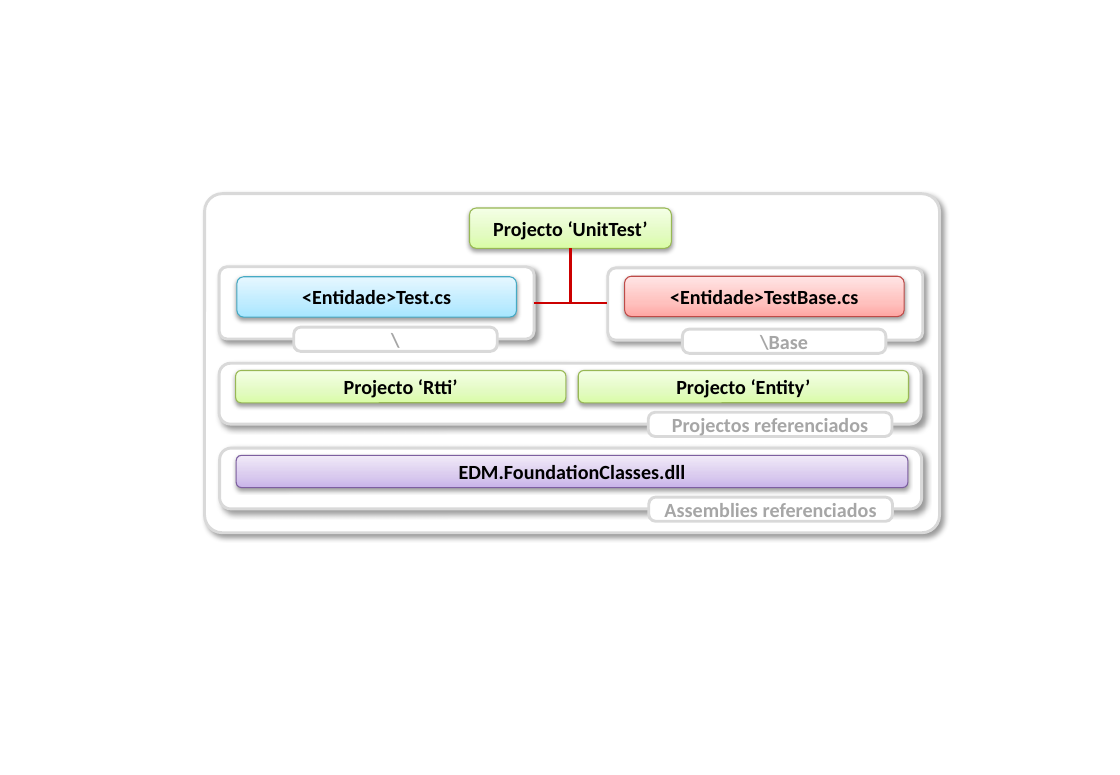
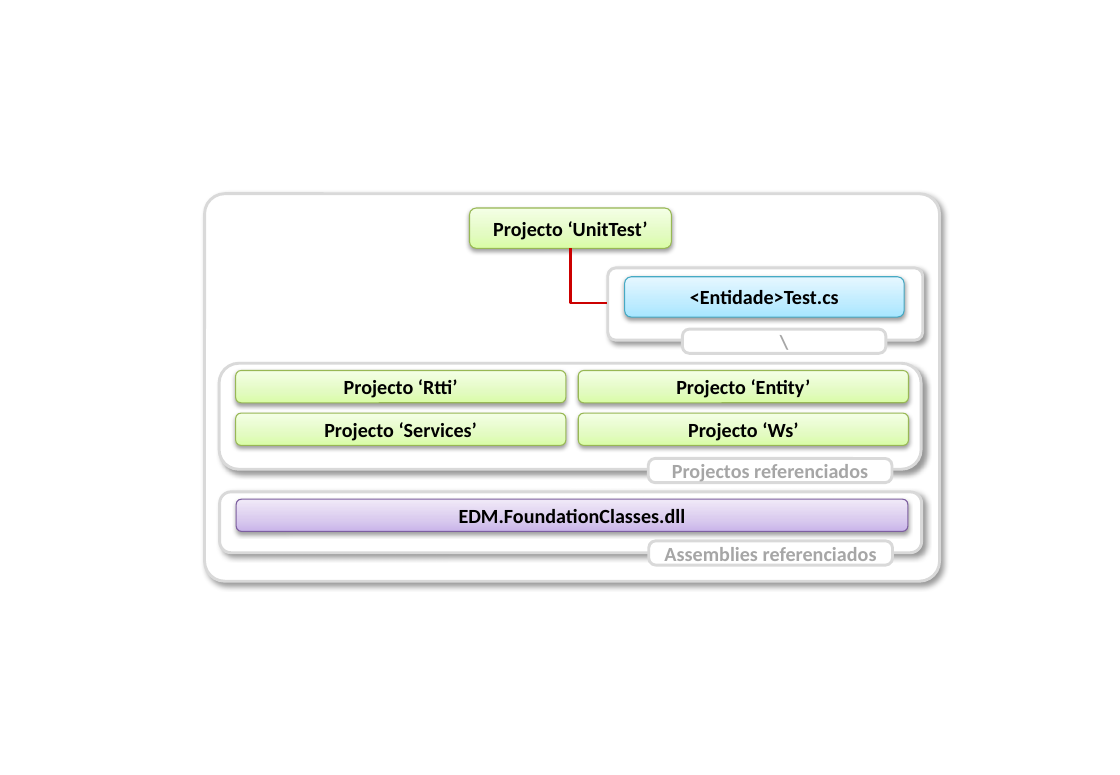
Before and after one commit to Netivski/projectoseminario, a slide deck: slide 9 of Documentação/Report Structures.pptx (slide 8 before the commit). Drawn at 1120x775 pixels with LibreOffice and Linux fonts; fonts in the diff are those of the drawing. Boxes give left, top, right and bottom in pixels: in the first picture for what was removed or moved away, otherwise in the second. Text is boxed around its words. In the diff, an @@ line names an element or a change of style, - is before the commit and + after.

```diff
--- a/Documentação/Report Structures.pptx
+++ b/Documentação/Report Structures.pptx
@@ rounded rectangle: place and size @@
-rounded rectangle at (205,193,940,533)
+rounded rectangle at (205,193,940,581)
@@ rounded rectangle removed at (219,267,535,339) @@
@@ elbow line removed from (535, 303) to (571, 248) @@
@@ rounded rectangle removed at (237,277,516,317) @@
-<Entidade>Test.cs
@@ rounded rectangle "<Entidade>Test.cs" at (625,277,904,317): fill gradient #FFA6A5 to #FFC0BF to #FFE7E7 to gradient #A7E6FF to #C1EDFF to #E7F8FF; outline #BF4C48 0.75 pt to #46AAC5 0.75 pt @@
@@ text in rounded rectangle at (690,290,839,304): text changed @@
-<Entidade>TestBase.cs
+<Entidade>Test.cs
@@ rounded rectangle removed at (294,328,497,352) @@
-\
@@ text in rounded rectangle at (760,335,808,350): text changed @@
-\Base
+\
@@ rounded rectangle: place and size @@
-rounded rectangle at (219,364,921,425)
+rounded rectangle at (219,364,921,471)
@@ rounded rectangle added at (236,414,566,446), fill gradient #DAFDA7 to #E4FCC2 to #F5FFE7, outline #98B955 0.75 pt, 14 pt, text #000000, bold @@
+Projecto ‘Services’
@@ rounded rectangle added at (578,414,908,446), fill gradient #DAFDA7 to #E4FCC2 to #F5FFE7, outline #98B955 0.75 pt, 14 pt, text #000000, bold @@
+Projecto ‘Ws’
@@ 4 rounded rectangles: place and size @@
-4 rounded rectangles at (219,413,921,521)
+4 rounded rectangles at (219,459,921,565)
```
Also in this commit, not shown: 1 other slide changed, 4 slides added, 2 slides removed.
